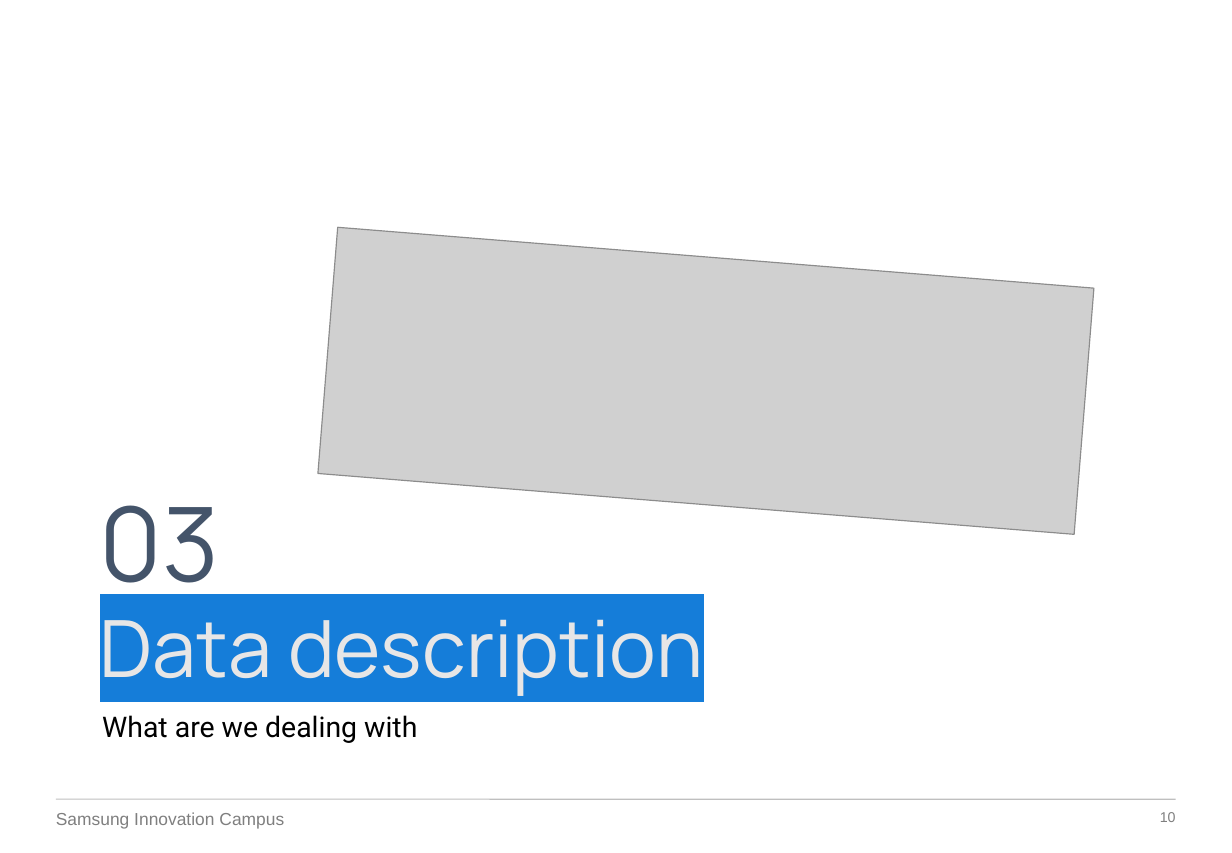
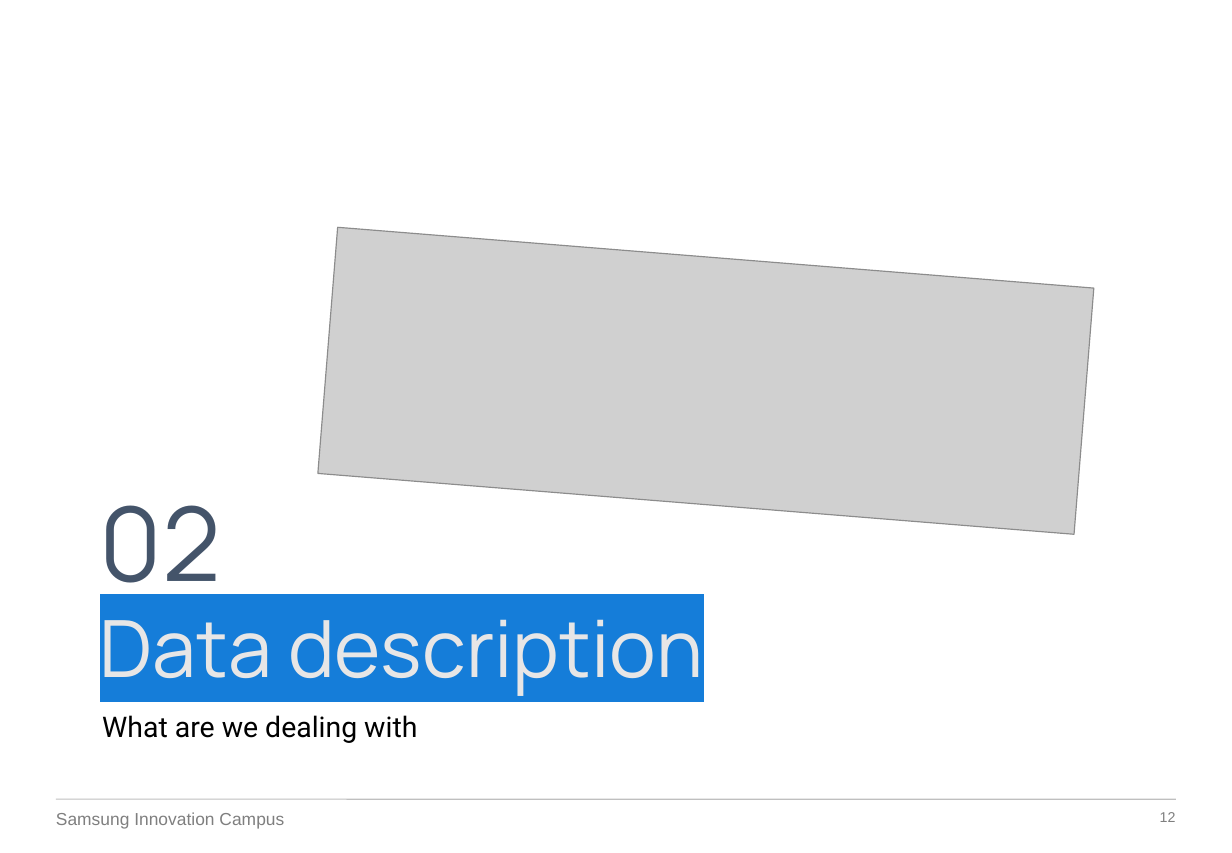
Before and after one commit to IinjyI/Airlines-Customer-Satisfaction, a slide deck: slide 12 of presentation.pptx (slide 10 before the commit). Drawn at 1232x853 pixels with LibreOffice and Linux fonts; fonts in the diff are those of the drawing; grey boxes stand for pictures; background and template pictures are left out. Boxes give left, top, right and bottom in pixels: in the first picture for what was removed or moved away, otherwise in the second. Text is boxed around its words. In the diff, an @@ line names an element or a change of style, - is before the commit and + after.

```diff
--- a/presentation.pptx
+++ b/presentation.pptx
@@ text at bbox=[100, 505, 221, 608]: text changed @@
-03
+02
@@ page number at bbox=[1160, 812, 1176, 822]: text changed @@
-10
+12
```
Also in this commit, not shown: 7 other slides changed, 14 slides added, 1 slide removed, 8 other files.
